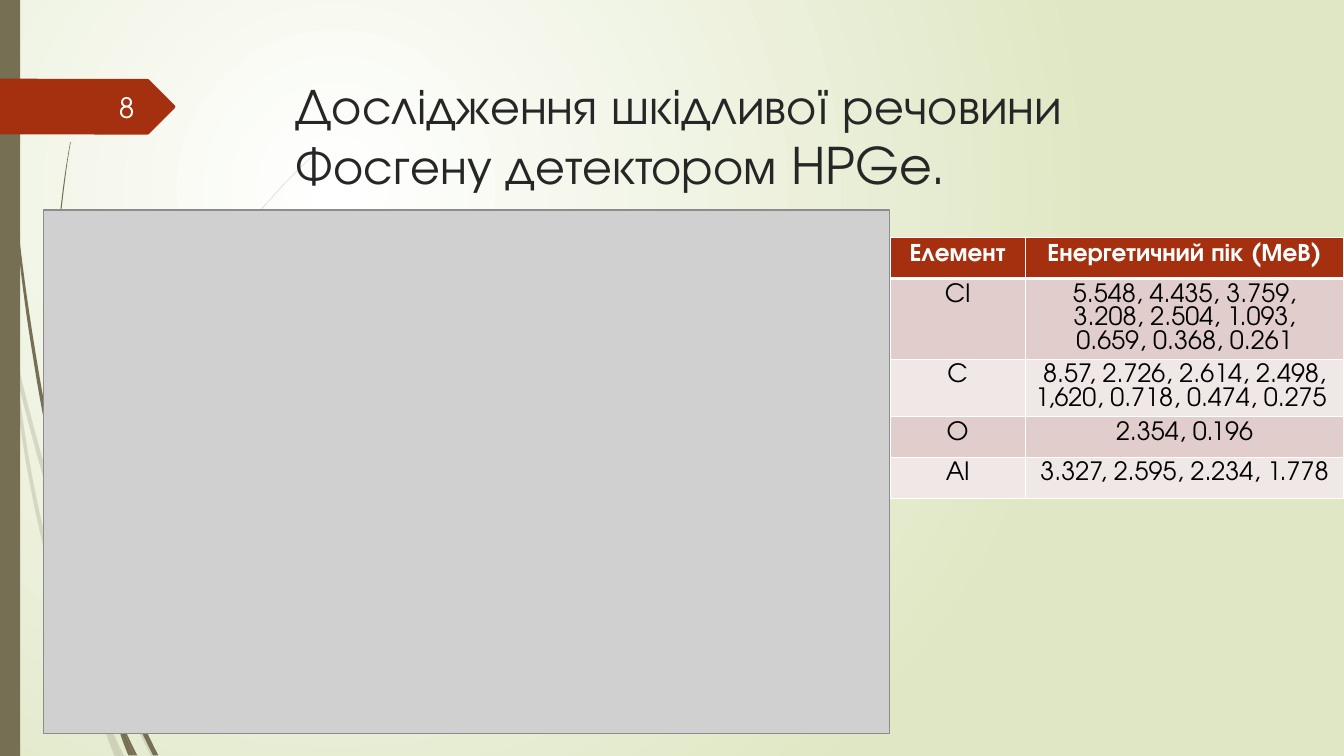
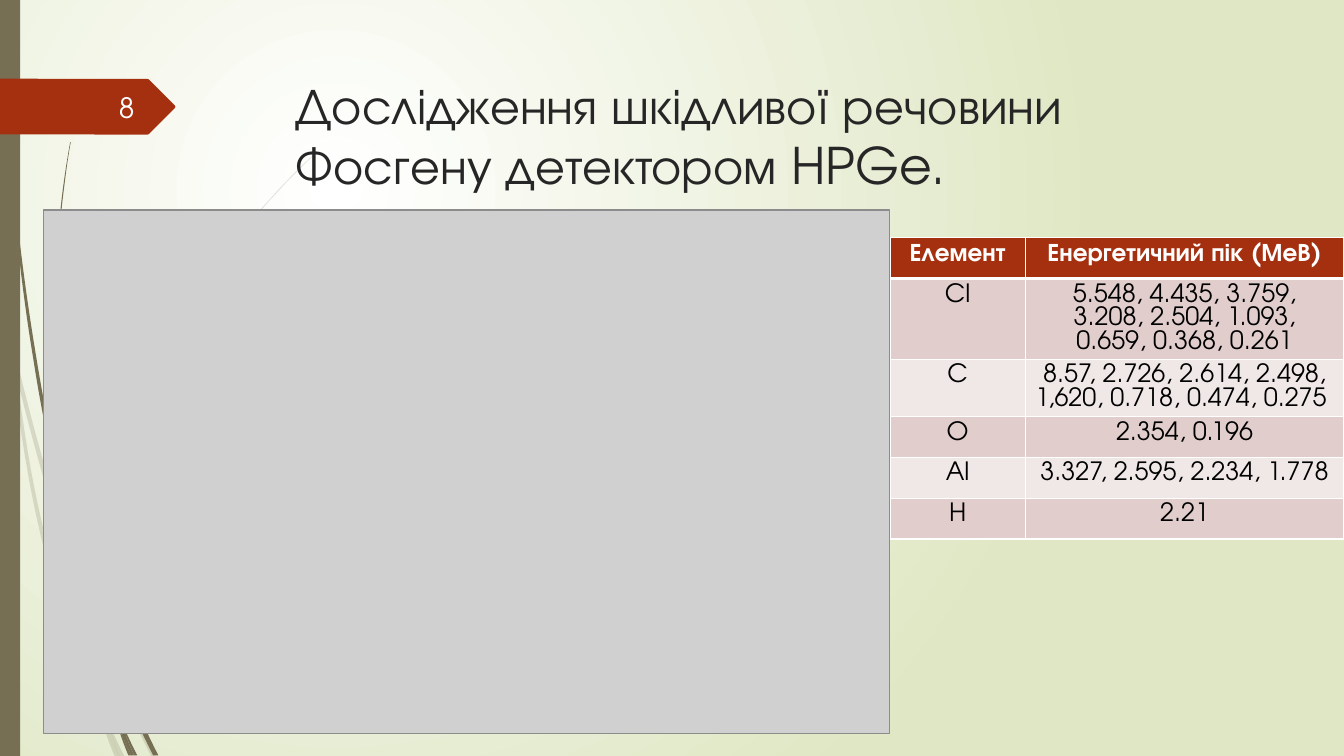
Before and after one commit to npd2020/diploms, a slide deck: slide 8 of a.mulyar/GW/Звіт/Муляр Андрій.pptx. Drawn at 1344x756 pixels with LibreOffice and Linux fonts; fonts in the diff are those of the drawing; grey boxes stand for pictures. Boxes give left, top, right and bottom in pixels: in the first picture for what was removed or moved away, otherwise in the second. Text is boxed around its words. In the diff, an @@ line names an element or a change of style, - is before the commit and + after.

```diff
--- a/a.mulyar/GW/Звіт/Муляр Андрій.pptx
+++ b/a.mulyar/GW/Звіт/Муляр Андрій.pptx
@@ table at (890, 238, 1344, 573) @@
+row 6: H | 2.21
```
Also in this commit, not shown: 7 other slides changed.
